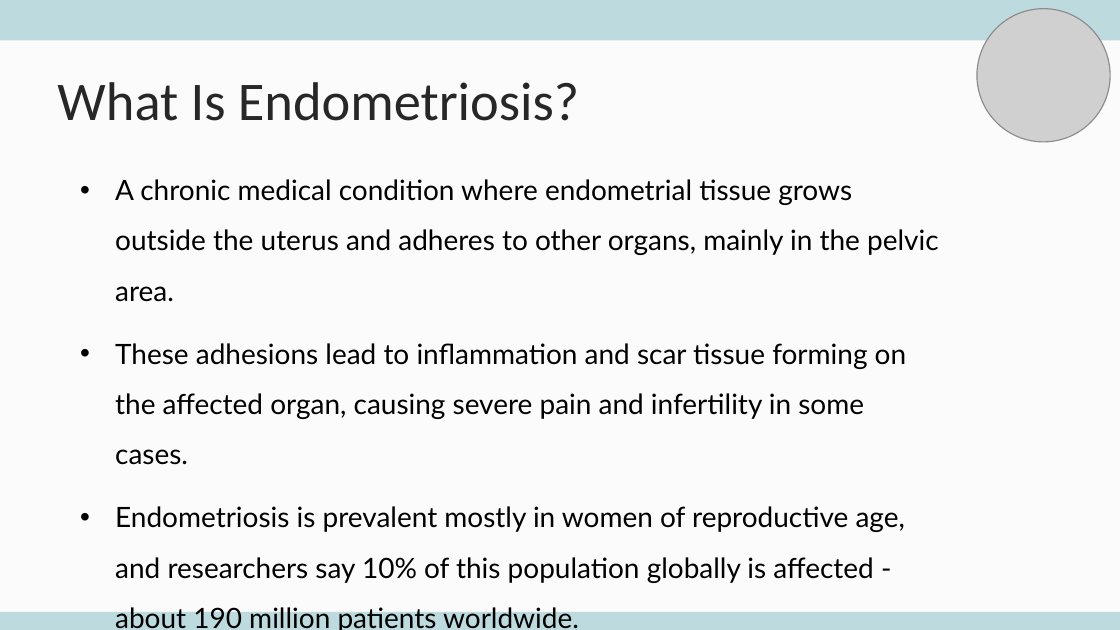
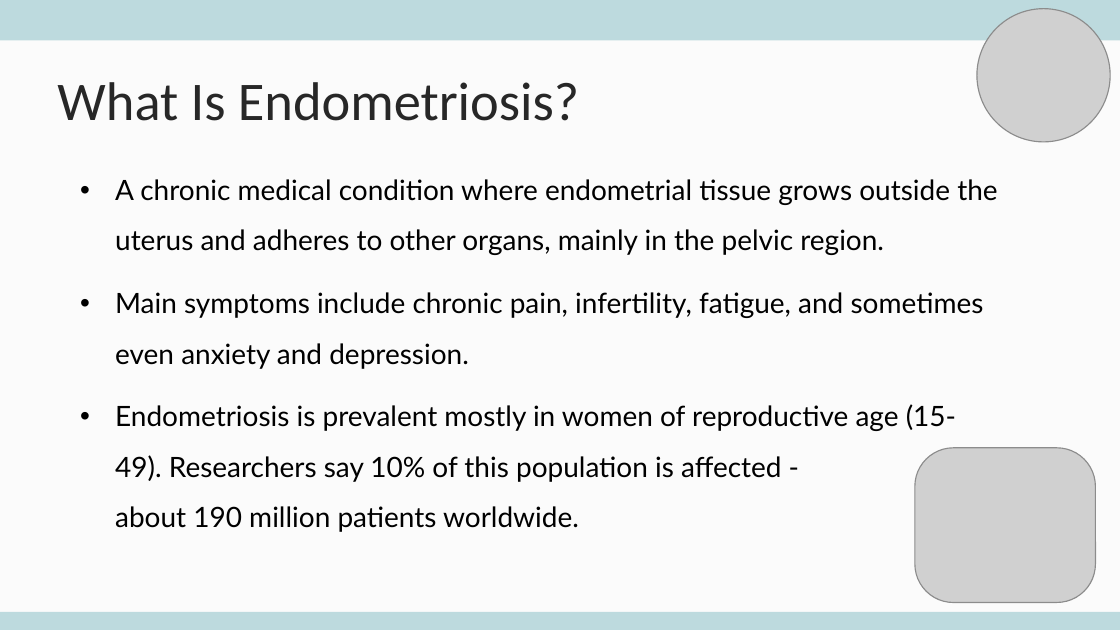
Before and after one commit to daniel-moshe/ML-Endo-Detection, a slide deck: slide 4 of endo early detection-mid presentation.pptx. Drawn at 1120x630 pixels with LibreOffice and Linux fonts; fonts in the diff are those of the drawing; grey boxes stand for pictures. Boxes give left, top, right and bottom in pixels: in the first picture for what was removed or moved away, otherwise in the second. Text is boxed around its words. In the diff, an @@ line names an element or a change of style, - is before the commit and + after.

```diff
--- a/endo early detection-mid presentation.pptx
+++ b/endo early detection-mid presentation.pptx
@@ text at bbox=[115, 179, 997, 532]: text changed @@
-• A chronic medical condition where endometrial tissue grows outside the uterus and adheres to other organs, mainly in the pelvic area.
-• These adhesions lead to inflammation and scar tissue forming on the affected organ, causing severe pain and infertility in some cases.
-• Endometriosis is prevalent mostly in women of reproductive age, and researchers say 10% of this population globally is affected - about 190 million patients worldwide.
+• A chronic medical condition where endometrial tissue grows outside the uterus and adheres to other organs, mainly in the pelvic region.
+• Main symptoms include chronic pain, infertility, fatigue, and sometimes even anxiety and depression.
+• Endometriosis is prevalent mostly in women of reproductive age (15-49). Researchers say 10% of this population is affected -
+  about 190 million patients worldwide.
@@ picture added at bbox=[915, 448, 1095, 603] @@
```
Also in this commit, not shown: 9 other slides changed, 4 other files.
